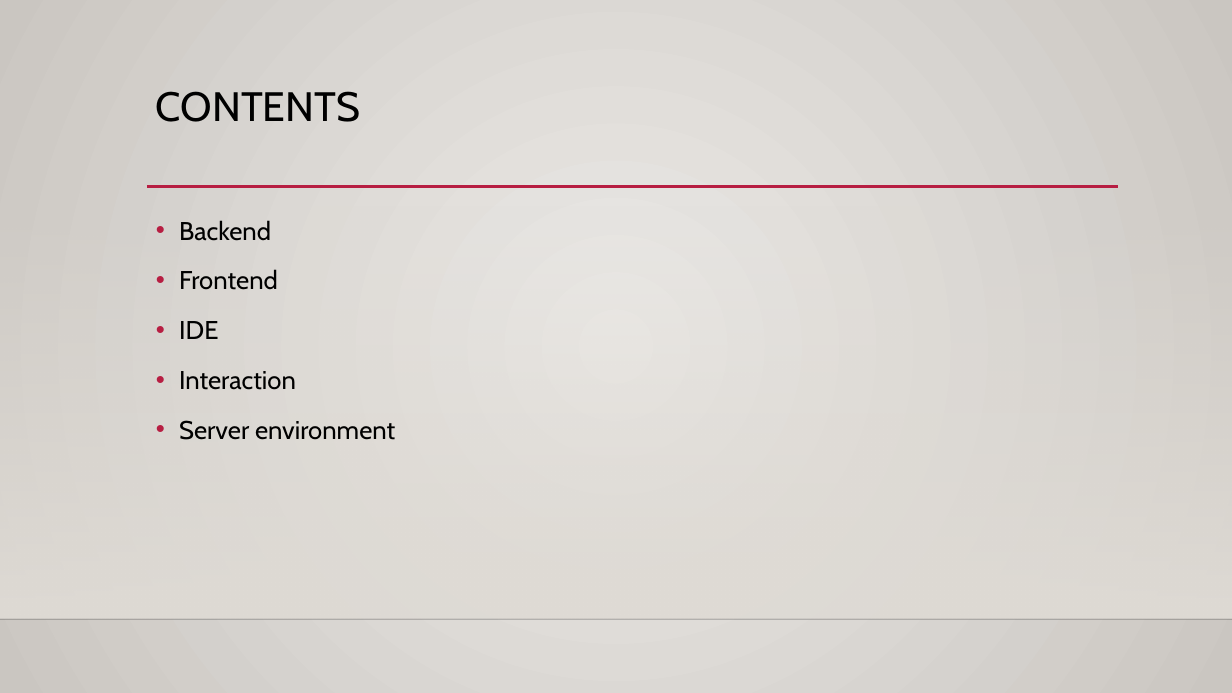
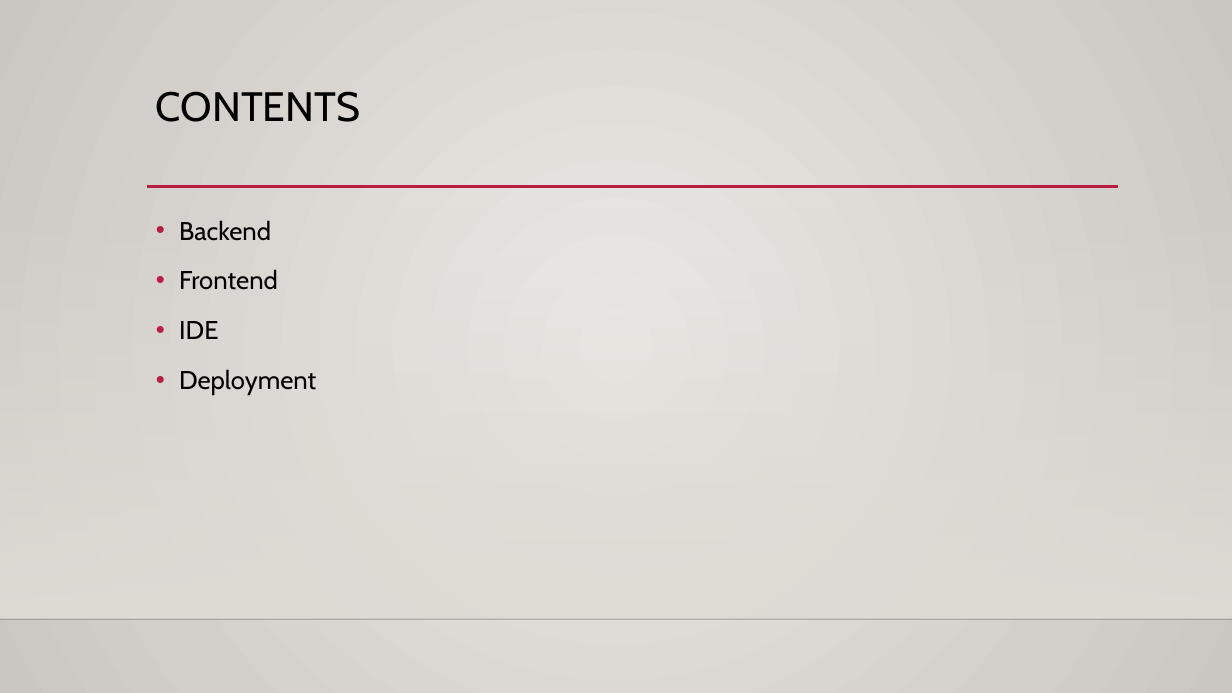
Before and after one commit to skkuse/2022spring_41class_team6, a slide deck: slide 2 of doc/Online Learning System.pptx. Drawn at 1232x693 pixels with LibreOffice and Linux fonts; fonts in the diff are those of the drawing; background and template pictures are left out. Boxes give left, top, right and bottom in pixels: in the first picture for what was removed or moved away, otherwise in the second. Text is boxed around its words. In the diff, an @@ line names an element or a change of style, - is before the commit and + after.

```diff
--- a/doc/Online Learning System.pptx
+++ b/doc/Online Learning System.pptx
@@ text at (179, 369, 316, 395): text changed @@
-• Interaction
-• Server environment
+• Deployment
```
Also in this commit, not shown: 6 other slides changed, 2 slides added.
